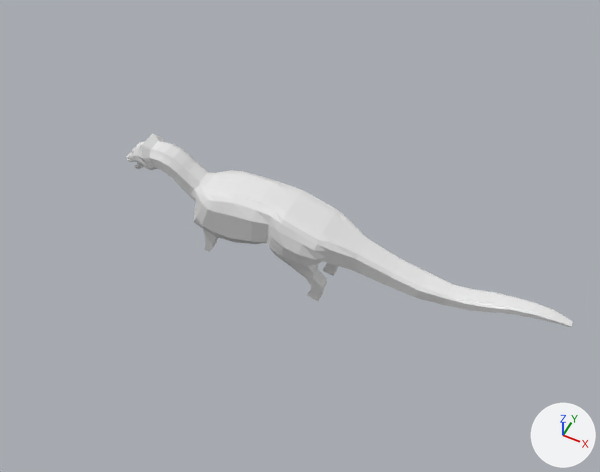
One commit to the Blender file Entitys/CREATURES/dragon.blend: the scene before it, then after it.
The view is the same before and after, from a 50 mm camera at (5.36, -9.06, 11.26) aimed at (0.9, -0.14, 0.11). The lights are fixed; the arrows at lower right show +X, +Y and +Z.

Script lines for the objects in view, before the commit:
```python
me_cube_001 = bpy.data.meshes.new('Cube.001')
me_cube_001.from_pydata(...)  # 1242 vertices, 1244 faces; spans x -5.1..27.9, y -2.8..2.8, z -4.8..17.0
ob_cube = bpy.data.objects.new('Cube', me_cube_001)
ob_cube.location = (-1.44, 0.0, 0.49)
ob_cube.rotation_euler = (0.0, 0.581, 0.0)  # degrees (0, 33, 0)
ob_cube.scale = (0.221, 0.221, 0.221)
```
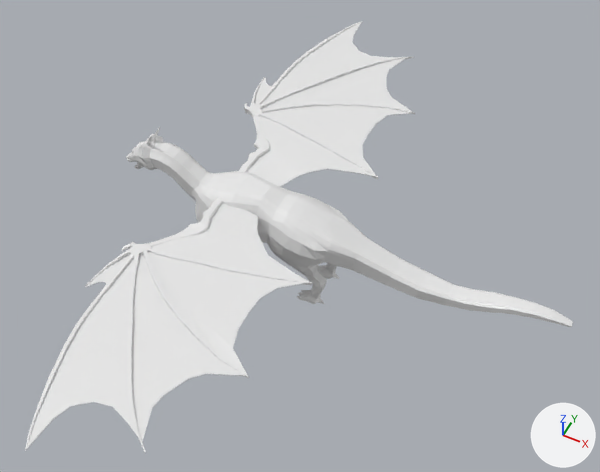
Commit message: dragon improvements

Location of each change, (x1, y1, x2, y2) in pixels of the pictures (600 x 472 px):
'Plane.006', added
    after: (26, 258, 140, 450)
'Plane.007', added
    after: (132, 254, 245, 441)
'Plane.008', added
    after: (148, 251, 305, 375)
'Plane.009', added
    after: (152, 203, 310, 282)
'Cube.002', added
    after: (25, 198, 312, 453)
'Plane.001', added
    after: (264, 105, 413, 175)
'Plane', added
    after: (247, 116, 376, 187)
'Plane.002', added
    after: (262, 58, 412, 112)
'Plane.003', added
    after: (263, 22, 395, 103)
'Cube.001', added
    after: (239, 21, 415, 179)
'Plane.005', added
    after: (85, 254, 130, 287)
'Plane.004', added
    after: (254, 77, 271, 104)

The change, as a list of edits to the scene's bpy script:
```text
Add me_cube_002:
    me_cube_002.from_pydata(...)  # 308 vertices, 298 faces; spans x -1.0..2.27, y -0.18..5.3, z 0.46..0.68
Add me_plane_010:
    me_plane_010.from_pydata(...)  # 56 vertices, 54 faces; spans x -1.49..1.26, y -1.13..0.49, z 0.55..0.63
Add me_plane_009:
    me_plane_009.from_pydata(...)  # 84 vertices, 82 faces; spans x -1.02..1.78, y -0.87..1.15, z -0.04..0.0
Add me_plane_008:
    me_plane_008.from_pydata(...)  # 84 vertices, 82 faces; spans x -1.08..2.08, y -0.29..1.65, z -0.01..0.0
Add me_plane_007:
    me_plane_007.from_pydata(...)  # 98 vertices, 96 faces; spans x -1.18..2.34, y -0.42..1.64, z -0.01..0.0
Add me_plane_006:
    me_plane_006.from_pydata(...)  # 56 vertices, 54 faces; spans x 0.631..0.966, y -0.486..0.459, z -0.01..0.0
Add ob_cube_002:
    ob_cube_002 = bpy.data.objects.new('Cube.002', me_cube_002)
    ob_cube_002.location = (-0.53, -0.55, 0.0)
    ob_cube_002.rotation_euler = (0.0, 3.142, 0.0)  # degrees (0, 180, 0)
    ob_cube_002.scale = (-1.0, -1.0, -1.0)
Add ob_plane_009:
    ob_plane_009 = bpy.data.objects.new('Plane.009', me_plane_010)
    ob_plane_009.location = (0.47, -1.47, 0.0)
    ob_plane_009.rotation_euler = (0.0, 3.142, 0.0)  # degrees (0, 180, 0)
    ob_plane_009.scale = (-1.0, -1.0, -1.0)
Add ob_plane_008:
    ob_plane_008 = bpy.data.objects.new('Plane.008', me_plane_009)
    ob_plane_008.location = (-0.05, -2.24, 0.63)
    ob_plane_008.rotation_euler = (0.0, 3.142, 0.0)  # degrees (0, 180, 0)
    ob_plane_008.scale = (-1.0, -1.0, -1.0)
Add ob_plane_007:
    ob_plane_007 = bpy.data.objects.new('Plane.007', me_plane_008)
    ob_plane_007.location = (-0.31, -2.71, 0.61)
    ob_plane_007.rotation_euler = (0.0, 3.142, -0.41)  # degrees (0, 180, -23)
    ob_plane_007.scale = (-1.0, -1.0, -1.0)
Add ob_plane_006:
    ob_plane_006 = bpy.data.objects.new('Plane.006', me_plane_007)
    ob_plane_006.location = (-0.7, -3.25, 0.61)
    ob_plane_006.rotation_euler = (3.142, 0.0, 2.329)  # degrees (180, 0, 133)
    ob_plane_006.scale = (-1.0, -1.0, -1.0)
Add ob_plane_005:
    ob_plane_005 = bpy.data.objects.new('Plane.005', me_plane_006)
    ob_plane_005.location = (-2.16, -2.64, 0.61)
    ob_plane_005.rotation_euler = (0.0, 3.142, 0.0)  # degrees (0, 180, 0)
    ob_plane_005.scale = (-1.0, -1.0, -1.0)
Add ob_plane_004:
    ob_plane_004 = bpy.data.objects.new('Plane.004', me_plane_006.copy())
    ob_plane_004.location = (-2.16, 2.64, 0.61)
Add ob_plane_003:
    ob_plane_003 = bpy.data.objects.new('Plane.003', me_plane_007.copy())
    ob_plane_003.location = (-0.7, 3.25, 0.61)
    ob_plane_003.rotation_euler = (0.0, 0.0, 0.813)  # degrees (0, 0, 47)
Add ob_plane_002:
    ob_plane_002 = bpy.data.objects.new('Plane.002', me_plane_008.copy())
    ob_plane_002.location = (-0.31, 2.71, 0.61)
    ob_plane_002.rotation_euler = (0.0, 0.0, 0.41)  # degrees (0, 0, 23)
Add ob_plane_001:
    ob_plane_001 = bpy.data.objects.new('Plane.001', me_plane_009.copy())
    ob_plane_001.location = (-0.05, 2.24, 0.63)
Add ob_plane:
    ob_plane = bpy.data.objects.new('Plane', me_plane_010.copy())
    ob_plane.location = (0.47, 1.46, 0.0)
Add ob_cube_001:
    ob_cube_001 = bpy.data.objects.new('Cube.001', me_cube_002.copy())
    ob_cube_001.location = (-0.53, 0.53, 0.0)
```
